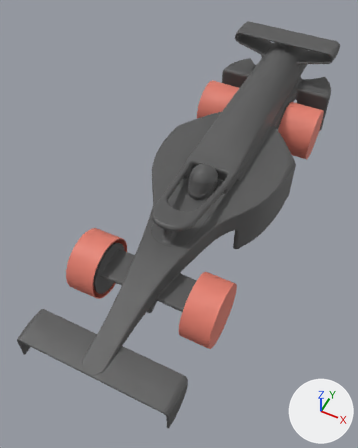
Renders of the FBX model model/caravel-v1.fbx from each side of a commit.
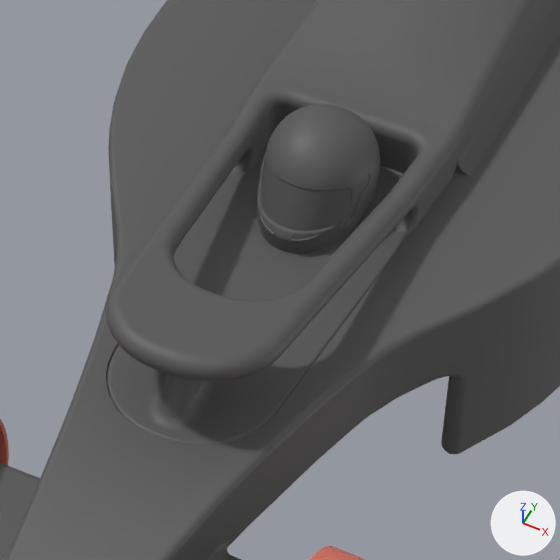
Each version appears first whole from a 50 mm camera at (0.065, -0.28, 0.188) aimed at (-0.007, -0.136, 0.008), and next in a close-up on the part from 35% to 73% of the width and 31% to 61% of the height. Arrows for +X, +Y and +Z are at lower right; the lights stay in place. The first two pictures are the older version. Where no turn or scale is listed for an object, it has been applied to the vertices.

In view in the first close-up: 'Body1', 'Body1.001', 'Body1.004', 'Body2.002' and 2 more.
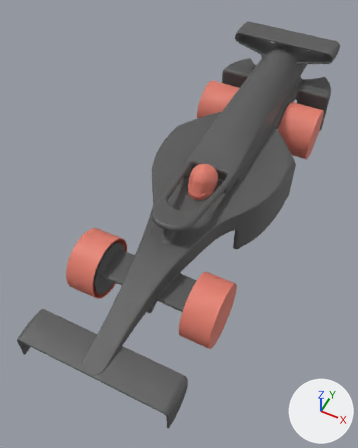
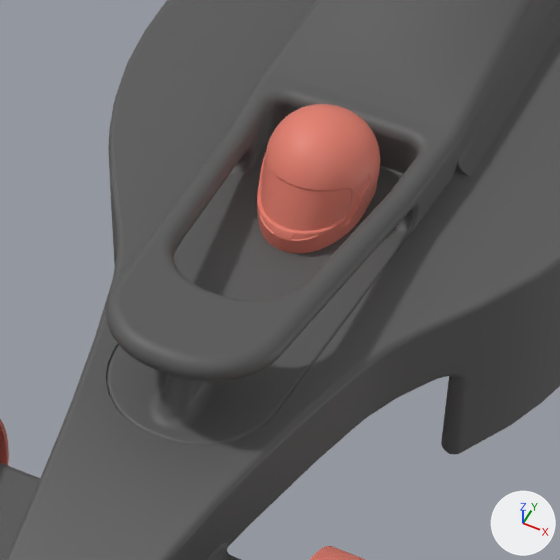
Pixel boxes [x1, y1, x2, y2] of what changed, in the close-ups (560 x 560 px):
'Body1', recoloured (dark grey to red)
    both: [257, 104, 380, 253]

Patch to the scene script:
```diff
--- a/model/caravel-v1.fbx.py
+++ b/model/caravel-v1.fbx.py
@@ me_body1 @@
 me_body1.from_pydata(...)  # 8556 vertices, 17103 faces; spans x -0.0064..0.0064, y -0.0094..0.0078, z -0.1392..-0.1236
-me_body1.materials.append(mat_opaque_25_25_25)  # dark grey #585858
+me_body1.materials.append(mat_paint___metal_flake__red)  # red #e37e6d
```
